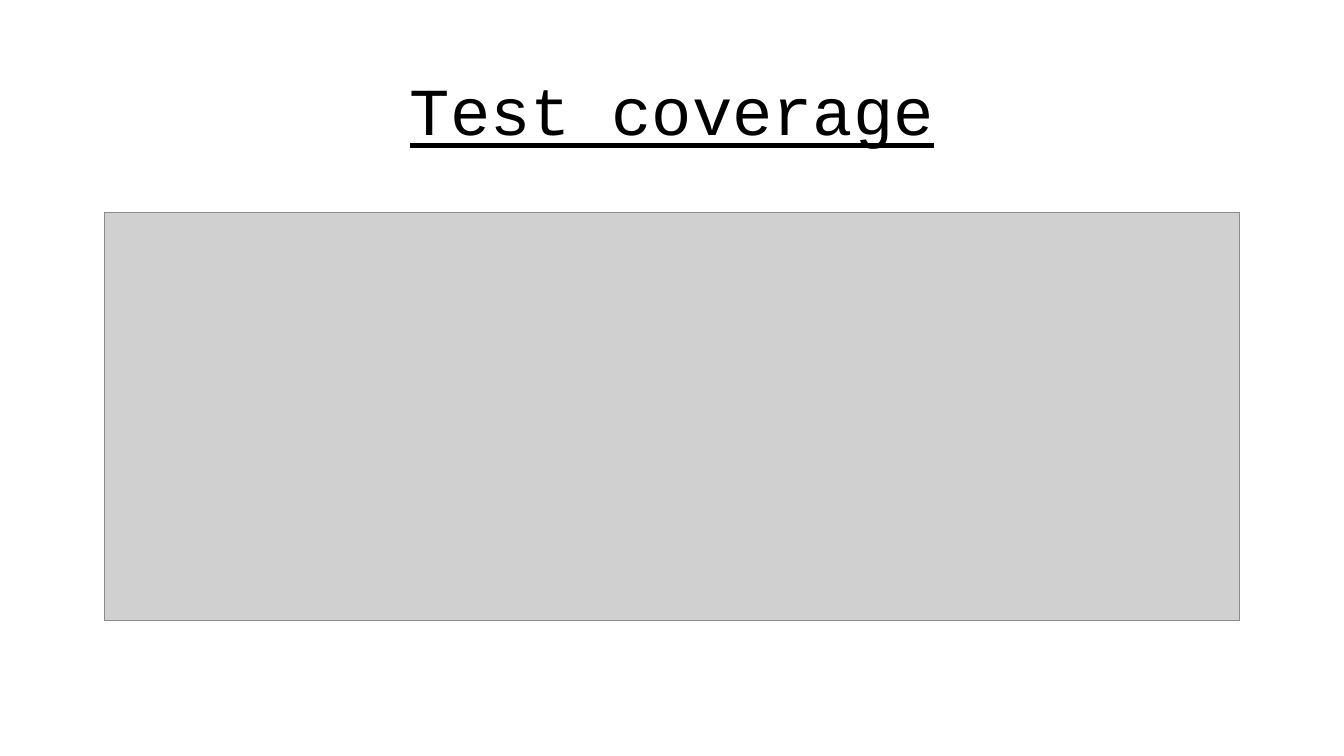
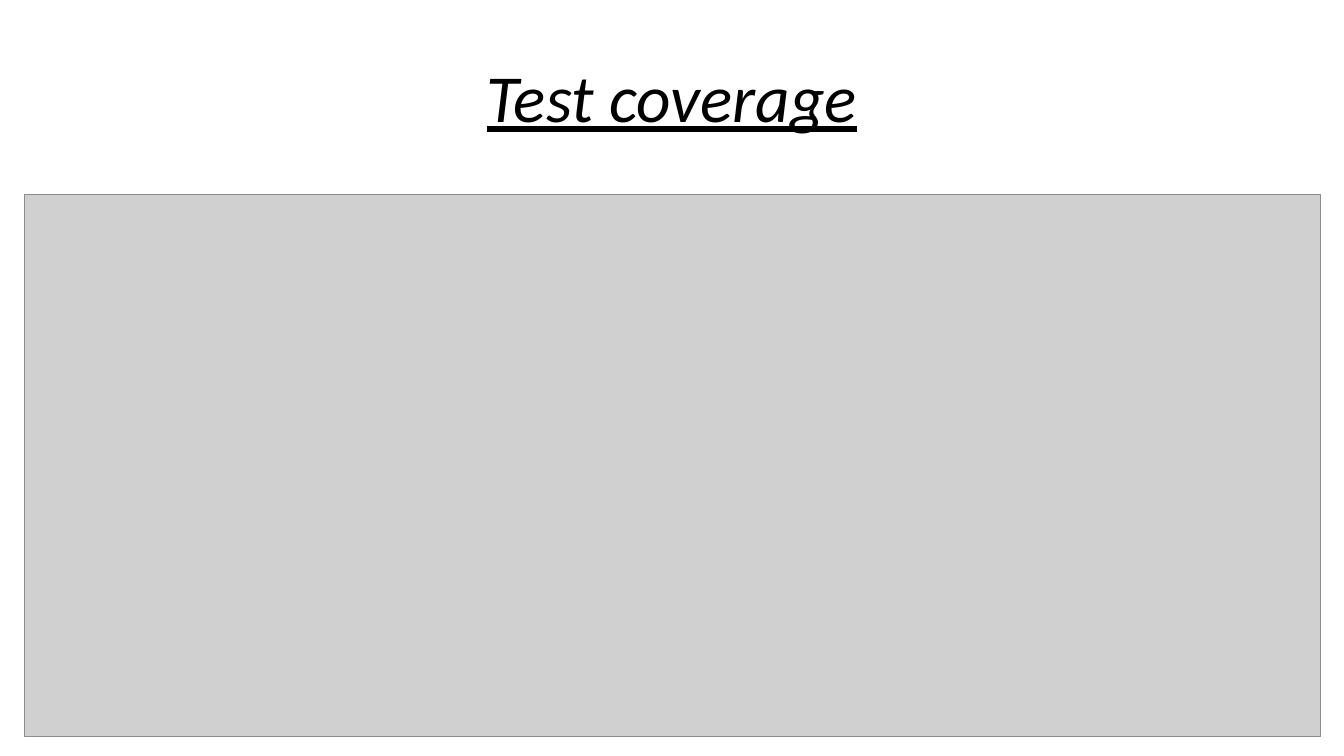
Before and after one commit to Sigvesor/ecosystem-model-rossumoya, a slide deck: slide 6 of biosim_project/presentation/Presentation1.pptx (slide 4 before the commit). Drawn at 1344x756 pixels with LibreOffice and Linux fonts; fonts in the diff are those of the drawing; grey boxes stand for pictures. Boxes give left, top, right and bottom in pixels: in the first picture for what was removed or moved away, otherwise in the second. Text is boxed around its words. In the diff, an @@ line names an element or a change of style, - is before the commit and + after.

```diff
--- a/biosim_project/presentation/Presentation1.pptx
+++ b/biosim_project/presentation/Presentation1.pptx
@@ title "Test coverage": place and size @@
-title "Test coverage" at <box>410,90,933,149</box>
+title "Test coverage" at <box>487,79,857,134</box>
@@ title "Test coverage" at <box>487,79,857,134</box>: font Courier New to Calibri, italic on @@
@@ picture: place and size @@
-picture at <box>105,213,1240,621</box>
+picture at <box>24,195,1320,737</box>
```
Also in this commit, not shown: 3 other slides changed, 2 slides added.
